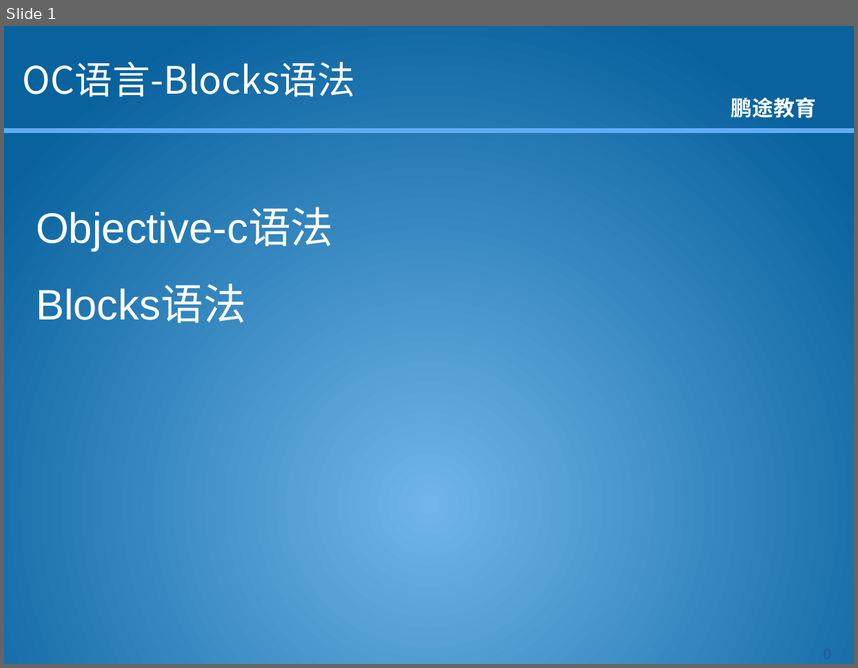
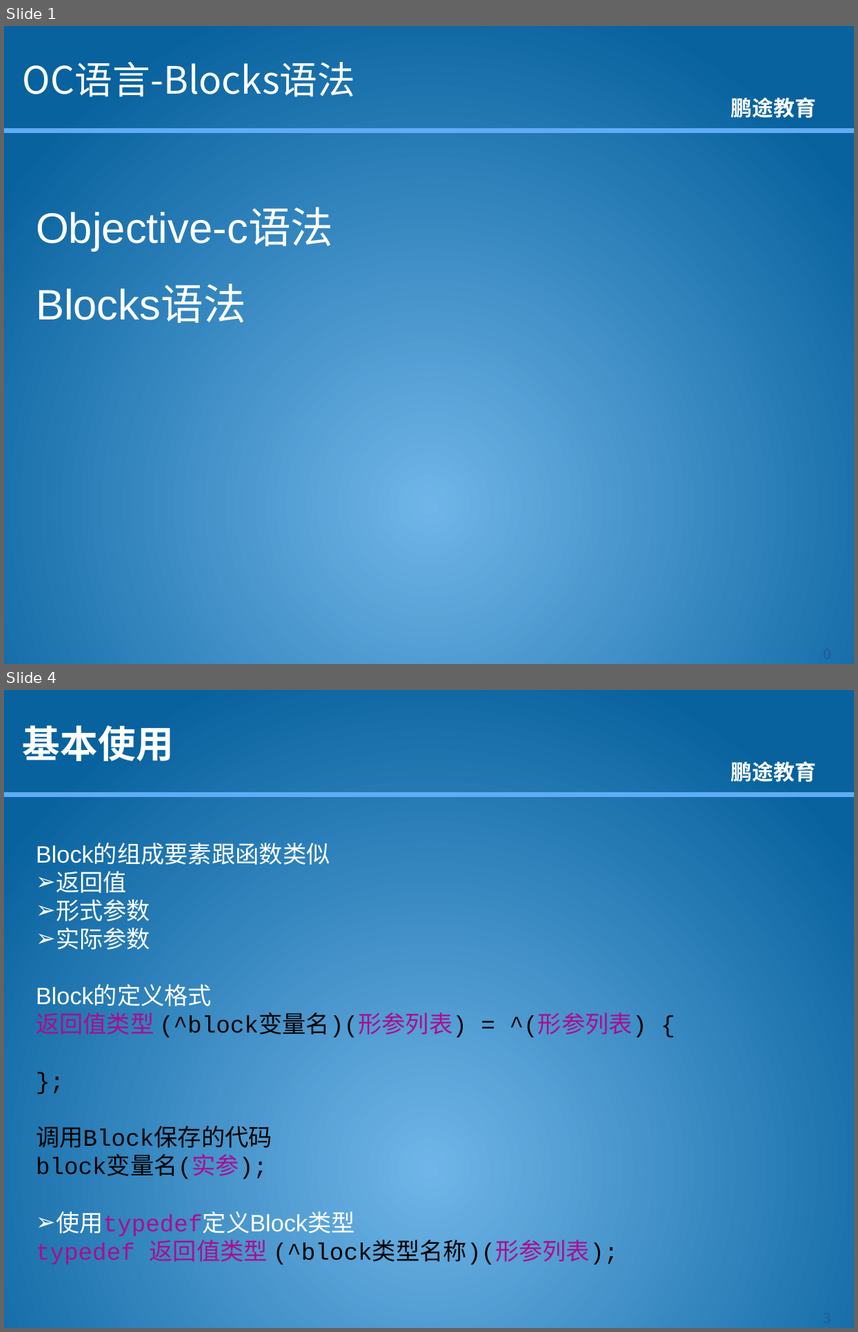
Before and after one commit to kkdmh77/gjh_baoche, a slide deck: 资料/课件/OC/OC语言-1.9-Blocks语法.pptx. Shown one above the other, each under a label of ours: slide 1 before the commit, slides 1 and 4 after it; the slides between them are not shown. The pictures are 858x668 and 858x1332 pixels, drawn with LibreOffice and Linux fonts; fonts in the diff are those of the drawing; background and template pictures are left out. Boxes give left, top, right and bottom in pixels: in the first picture for what was removed or moved away, otherwise in the second. Text is boxed around its words. In the diff, an @@ line names an element or a change of style, - is before the commit and + after.

```diff
--- a/资料/课件/OC/OC语言-1.9-Blocks语法.pptx
+++ b/资料/课件/OC/OC语言-1.9-Blocks语法.pptx
@@ slide 4 added at [4,690,854,1328], background picture (left out); not listed: 2 template elements that a slide beside it also shows @@
@@ title added at [23,725,174,761], 32 pt, text #FFFFFF, bold @@
+基本使用
@@ text added at [36,843,647,1264], 20 pt, text #000000 @@
+Block的组成要素跟函数类似
+➢ 返回值
+➢ 形式参数
+➢ 实际参数
+Block的定义格式
+返回值类型 (^block变量名)(形参列表) = ^(形参列表) {
+};
+调用Block保存的代码
+block变量名(实参);
+➢ 使用typedef定义Block类型
+typedef 返回值类型 (^block类型名称)(形参列表);
@@ page number added at [791,1303,854,1328], 12 pt, text #1D629B, bold @@
+3
```
Also in this commit, not shown: 4 other slides added, 8 other files.
